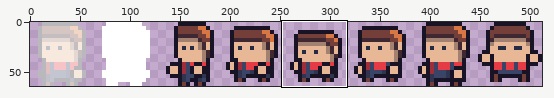
Edited in one commit: sprite sheet (img/player/deadL.png). Above, an overview of the earlier version with the close-up marked.
Close-up. As it was:
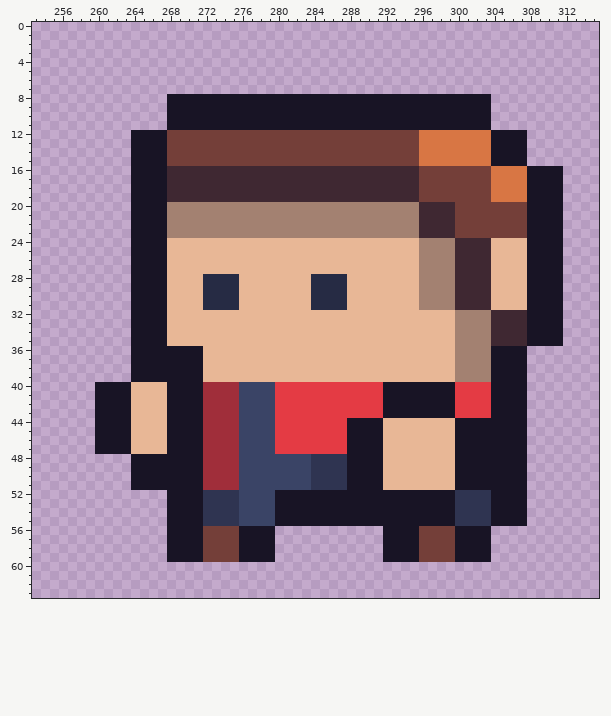
The file is 512x64 pixels. Pixels under 10% opacity are left out. Colours within 5 levels of each other are drawn and written as one. Shown: x 253..315, y 0..63. The commit also changed other parts of the picture, which this record leaves out.
Now the later version:
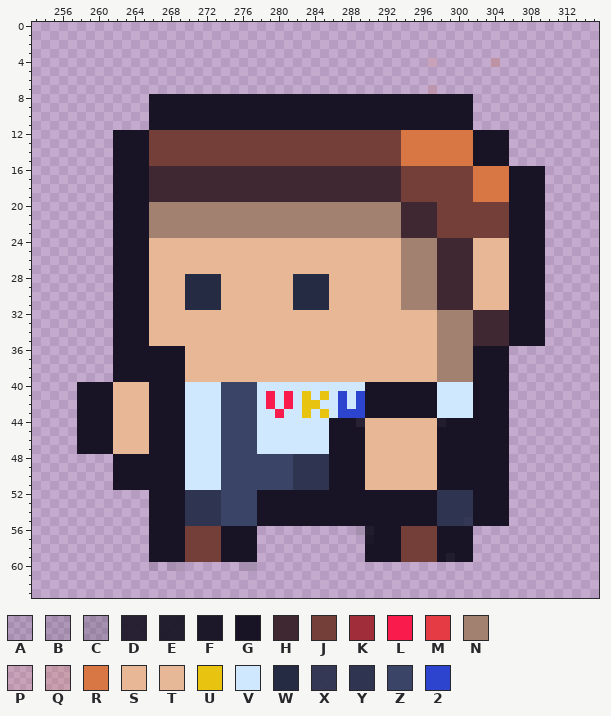
Palette (. is transparent): A #1814251a  B #18142522  C #1814252c  D #181425e9  E #181425f0  F #181425f9  G #181425  H #3f2832  J #743f39  K #a02e3a  L #f91b4b  M #e43b44  N #a38171  P #d8764426  Q #d876443b  R #d87644  S #e8b796  T #e8b897f9  U #e8c30f  V #cfe8fd  W #262b44  X #2f3451f5  Y #2f3451  Z #3a4466  2 #2d44ce
From old to new:
y 4: x 297 . -> P; x 304 . -> Q
y 7: x 297 . -> P
y 8..11: x 266..267 .. -> GG; x 302..303 GG -> ..
y 12..15: x 262..263 .. -> GG; x 266..267 GG -> JJ; x 294..295 JJ -> RR; x 302..303 RR -> GG; x 306..307 GG -> ..
y 16..19: x 262..263 .. -> GG; x 266..267 GG -> HH; x 294..295 HH -> JJ; x 302..303 JJ -> RR; x 306..307 RR -> GG; x 310..311 GG -> ..
y 20..23: x 262..263 .. -> GG; x 266..267 GG -> NN; x 294..295 NN -> HH; x 298..299 HH -> JJ; x 306..307 JJ -> GG; x 310..311 GG -> ..
y 24..27: x 262..263 .. -> GG; x 266..267 GG -> SS; x 294..295 SS -> NN; x 298..299 NN -> HH; x 302..303 HH -> SS; x 306..307 SS -> GG; x 310..311 GG -> ..
y 28..31: x 262..263 .. -> GG; x 266..267 GG -> SS; x 270..271 SS -> WW; x 274..275 WW -> SS; x 282..283 SS -> WW; x 286..287 WW -> SS; x 294..295 SS -> NN; x 298..299 NN -> HH; x 302..303 HH -> SS; x 306..307 SS -> GG; x 310..311 GG -> ..
y 32..35: x 262..263 .. -> GG; x 266..267 GG -> SS; x 298..299 SS -> NN; x 302..303 NN -> HH; x 306..307 HH -> GG; x 310..311 GG -> ..
y 36..39: x 262..263 .. -> GG; x 270..271 GG -> SS; x 298..299 SS -> NN; x 302..303 NN -> GG; x 306..307 GG -> ..
y 40: x 258..259 .. -> GG; x 262..263 GG -> SS; x 266..267 SS -> GG; x 270..275 GGKKKK -> VVVVZZ; x 278..291 ZZMMMMMMMMMMMM -> VVVVVVVVVVVVGG; x 298..303 GGMMMM -> VVVVGG; x 306..307 GG -> ..
y 41: x 258..259 .. -> GG; x 262..263 GG -> SS; x 266..267 SS -> GG; x 270..275 GGKKKK -> VVVVZZ; x 278..291 ZZMMMMMMMMMMMM -> VLVLVUVUV2V2GG; x 298..303 GGMMMM -> VVVVGG; x 306..307 GG -> ..
y 42: x 258..259 .. -> GG; x 262..263 GG -> SS; x 266..267 SS -> GG; x 270..275 GGKKKK -> VVVVZZ; x 278..291 ZZMMMMMMMMMMMM -> VLVLVUUVV2V2GG; x 298..303 GGMMMM -> VVVVGG; x 306..307 GG -> ..
y 43: x 258..259 .. -> GG; x 262..263 GG -> SS; x 266..267 SS -> GG; x 270..275 GGKKKK -> VVVVZZ; x 278..291 ZZMMMMMMMMMMMM -> VVLVVUVUV222GG; x 298..303 GGMMMM -> VVVVGG; x 306..307 GG -> ..
y 44: x 258..259 .. -> GG; x 262..263 GG -> SS; x 266..267 SS -> GG; x 270..275 GGKKKK -> VVVVZZ; x 278..287 ZZMMMMMMMM -> VVVVVVVVGG; x 289..291 GGG -> DSS; x 298..299 SS -> EG; x 306..307 GG -> ..
y 45..46: x 258..259 .. -> GG; x 262..263 GG -> SS; x 266..267 SS -> GG; x 270..275 GGKKKK -> VVVVZZ; x 278..287 ZZMMMMMMMM -> VVVVVVVVGG; x 290..291 GG -> SS; x 298..299 SS -> GG; x 306..307 GG -> ..
y 47: x 258..259 .. -> GG; x 262..263 GG -> TS; x 266..267 SS -> GG; x 270..275 GGKKKK -> VVVVZZ; x 278..287 ZZMMMMMMMM -> VVVVVVVVGG; x 290..291 GG -> SS; x 298..299 SS -> GG; x 306..307 GG -> ..
y 48..51: x 262..263 .. -> GG; x 270..275 GGKKKK -> VVVVZZ; x 282..283 ZZ -> YY; x 286..287 YY -> GG; x 290..291 GG -> SS; x 298..299 SS -> GG; x 306..307 GG -> ..
y 52..54: x 266..267 .. -> GG; x 270..271 GG -> YY; x 274..275 YY -> ZZ; x 278..279 ZZ -> GG; x 298..299 GG -> YY; x 302..303 YY -> GG; x 306..307 GG -> ..
y 55: x 266..267 .. -> GG; x 270..271 GG -> YY; x 274..275 YY -> ZZ; x 278..279 ZZ -> GG; x 298..299 GG -> YY; x 301..303 YYY -> XGG; x 306..307 GG -> ..
y 56: x 266..267 .. -> GG; x 270..271 GG -> JJ; x 274..275 JJ -> GG; x 278..279 GG -> ..; x 289..291 ... -> CEG; x 294..295 GG -> JJ; x 298..299 JJ -> GG; x 302..303 GG -> ..
y 57: x 266..267 .. -> GG; x 270..271 GG -> JJ; x 274..275 JJ -> GG; x 278..279 GG -> ..; x 290..291 .. -> FG; x 294..295 GG -> JJ; x 298..299 JJ -> GG; x 302..303 GG -> ..
y 58: x 266..267 .. -> GG; x 270..271 GG -> JJ; x 274..275 JJ -> GG; x 278..279 GG -> ..; x 290..291 .. -> GG; x 294..295 GG -> JJ; x 298..299 JJ -> GG; x 302..303 GG -> ..
y 59: x 266..267 .. -> GG; x 270..271 GG -> JJ; x 274..275 JJ -> GG; x 278..279 GG -> ..; x 290..291 .. -> GG; x 294..295 GG -> JJ; x 298..299 JJ -> GE; x 302..303 GG -> ..
y 60: x 266 . -> A; x 268..269 .. -> AB; x 276..277 .. -> AC
